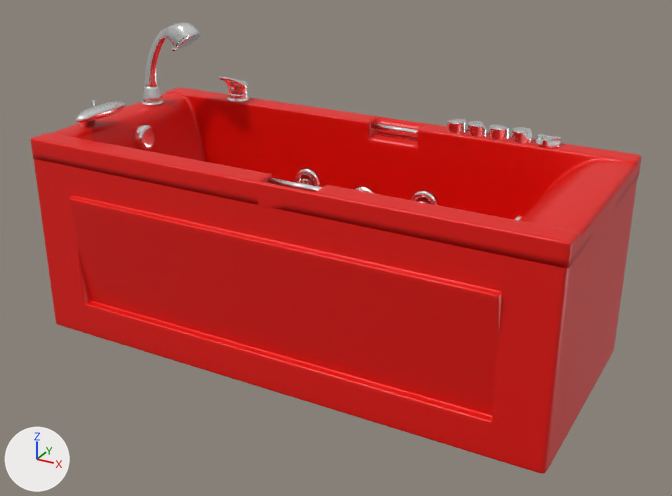
Renders of the glTF model assets/bath1.glb from each side of a commit.
The view is the same before and after, from a 50 mm lens placed at (2.45, -4.12, 1.57), pointed at (0.41, -0.41, -0.28). Every picture has the same lights, and +X, +Y and +Z are marked at lower left. Where no turn or scale is listed for an object, it has been applied to the vertices.

Names of what the first picture shows: '___________2_____________1_Box067.001', '___________2_____________1_Box068.001', '___________2_____________1_alexandriya_high.001', '___________2_____________1_frontscreen_high.001'.
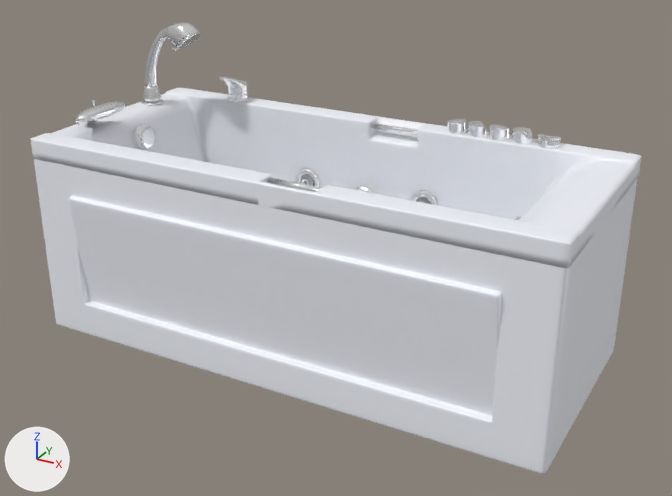
Boxes [x1, y1, x2, y2] around the edits, measured in the pictures (672 x 496 px):
'___________2_____________1_frontscreen_high.001', recoloured (red to white): [33, 158, 637, 474] in both
'___________2_____________1_alexandriya_high.001', recoloured (red to white): [31, 88, 642, 268] in both

Diff of the bpy script that builds the scene:
```diff
--- a/assets/bath1.glb.py
+++ b/assets/bath1.glb.py
@@ mat_bathmain @@
 mat_bathmain = principled_material('BathMain')
-mat_bathmain.base_color = (0.8, 0.00325, 0.0)  # red #e70b00
+mat_bathmain.base_color = (0.916, 0.937, 1.0)  # white #f5f8ff
 mat_bathmain.roughness = 0.4
```
